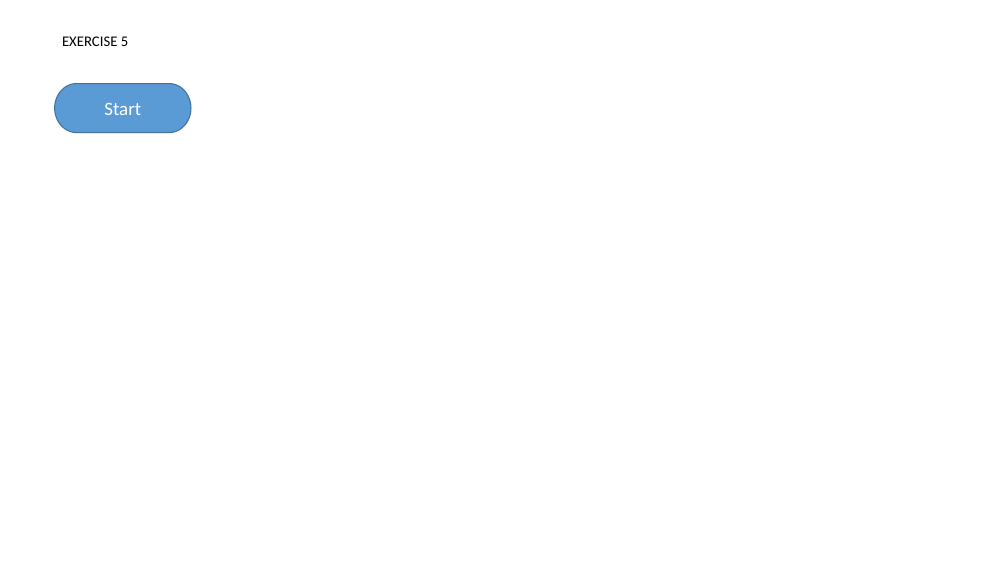
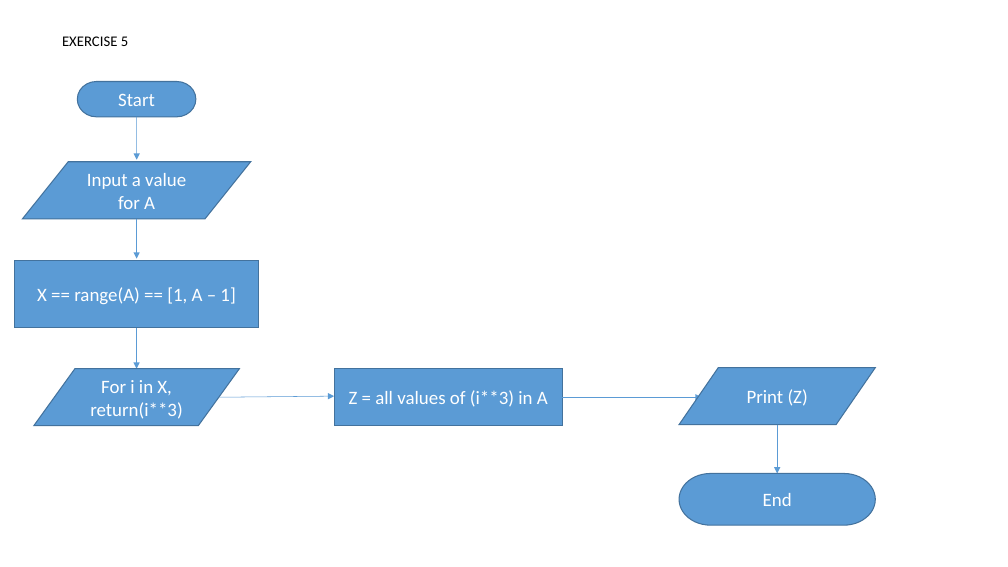
Before and after one commit to dave-ik/davidCSC102, a slide deck: slide 6 of Flowchart Assignment.pptx. Drawn at 1008x567 pixels with LibreOffice and Linux fonts; fonts in the diff are those of the drawing. Boxes give left, top, right and bottom in pixels: in the first picture for what was removed or moved away, otherwise in the second. Text is boxed around its words. In the diff, an @@ line names an element or a change of style, - is before the commit and + after.

Commit message:
David Ik Flowchart for lab exercise 1

```diff
--- a/Flowchart Assignment.pptx
+++ b/Flowchart Assignment.pptx
@@ pill shape "Start": place and size @@
-pill shape "Start" at box(54, 84, 191, 133)
+pill shape "Start" at box(77, 82, 196, 117)
@@ arrow added from (137, 117) to (137, 160), #5B9BD5 0.5 pt @@
@@ flow chart input output added at box(23, 162, 251, 219), fill #5B9BD5, outline #43739E 1 pt, 18 pt, text #FFFFFF @@
+Input a value for A
@@ arrow added from (137, 219) to (137, 259), #5B9BD5 0.5 pt @@
@@ rectangle added at box(14, 260, 259, 327), fill #5B9BD5, outline #43739E 1 pt, 18 pt, text #FFFFFF @@
+X == range(A) == [1, A – 1]
@@ arrow added from (137, 327) to (137, 369), #5B9BD5 0.5 pt @@
@@ flow chart input output added at box(34, 369, 240, 426), fill #5B9BD5, outline #43739E 1 pt, 18 pt, text #FFFFFF @@
+For i in X, return(i**3)
@@ rectangle added at box(334, 369, 563, 426), fill #5B9BD5, outline #43739E 1 pt, 18 pt, text #FFFFFF @@
+Z = all values of (i**3) in A
@@ flow chart input output added at box(679, 368, 876, 424), fill #5B9BD5, outline #43739E 1 pt, 18 pt, text #FFFFFF @@
+Print (Z)
@@ arrow added from (219, 397) to (334, 396), #5B9BD5 0.5 pt @@
@@ arrow added from (563, 397) to (702, 397), #5B9BD5 0.5 pt @@
@@ arrow added from (777, 425) to (777, 473), #5B9BD5 0.5 pt @@
@@ pill shape added at box(679, 473, 876, 525), fill #5B9BD5, outline #43739E 1 pt, 18 pt, text #FFFFFF @@
+End
```
